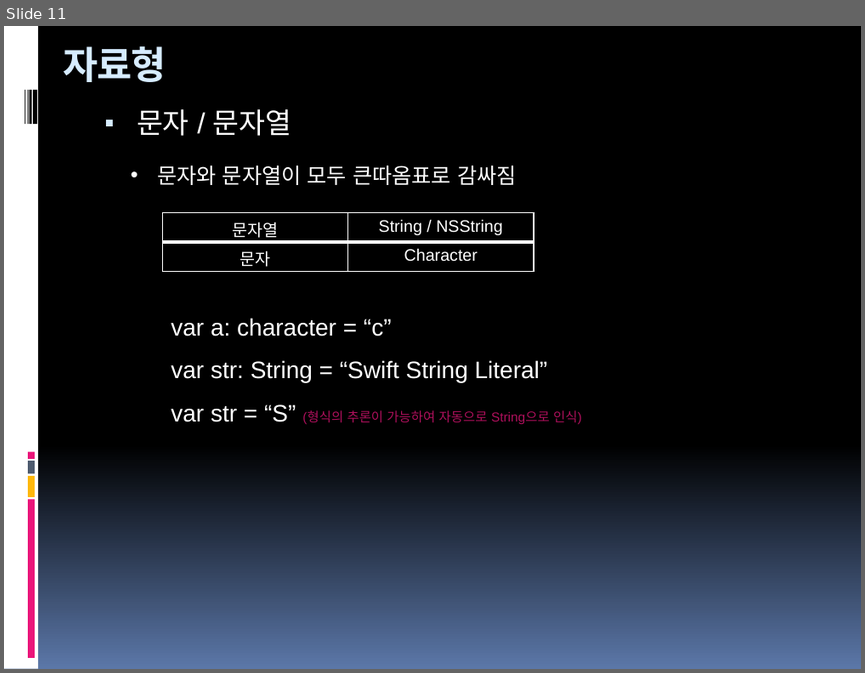
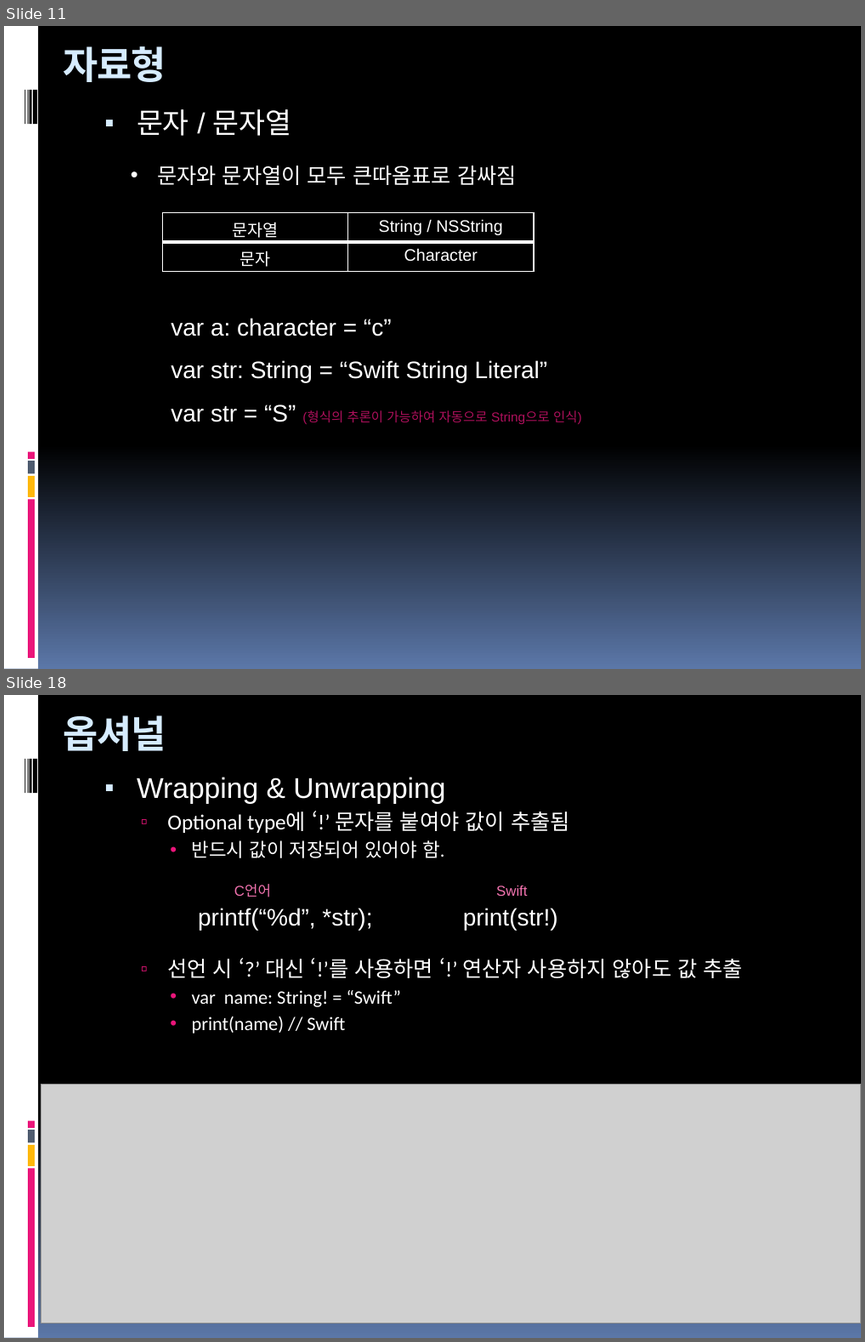
Before and after one commit to hounga13/helloSwift, a slide deck: Swift세미나자료.pptx. Shown one above the other, each under a label of ours: slide 11 before the commit, slides 11 and 18 after it; the slides between them are not shown. The pictures are 865x673 and 865x1342 pixels, drawn with LibreOffice and Linux fonts; fonts in the diff are those of the drawing; grey boxes stand for pictures. Boxes give left, top, right and bottom in pixels: in the first picture for what was removed or moved away, otherwise in the second. Text is boxed around its words. In the diff, an @@ line names an element or a change of style, - is before the commit and + after.

Commit message:
5장연산자

```diff
--- a/Swift세미나자료.pptx
+++ b/Swift세미나자료.pptx
@@ slide 18 added at <box>4,695,861,1338</box>, background gradient #000000 to #5B77A8; not listed: 9 template elements that a slide beside it also shows @@
@@ title added at <box>63,715,166,751</box>, 32 pt, text #D6ECFF, bold @@
+옵셔널
@@ text added at <box>137,777,743,1033</box>, 18 pt, text #FFFFFF @@
+▪ Wrapping & Unwrapping
+  ▫ Optional type에 ‘!’ 문자를 붙여야 값이 추출됨
+    • 반드시 값이 저장되어 있어야 함.
+  ▫ 선언 시 ‘?’ 대신 ‘!’를 사용하면 ‘!’ 연산자 사용하지 않아도 값 추출
+    • var name: String! = “Swift”
+    • print(name) // Swift
@@ group added at <box>198,884,558,930</box>: 4 texts @@
+printf(“%d”, *str);
+print(str!)
+C언어
+Swift
@@ picture added at <box>41,1084,861,1323</box> @@
```
Also in this commit, not shown: 2 slides changed, 18 other slides added.
